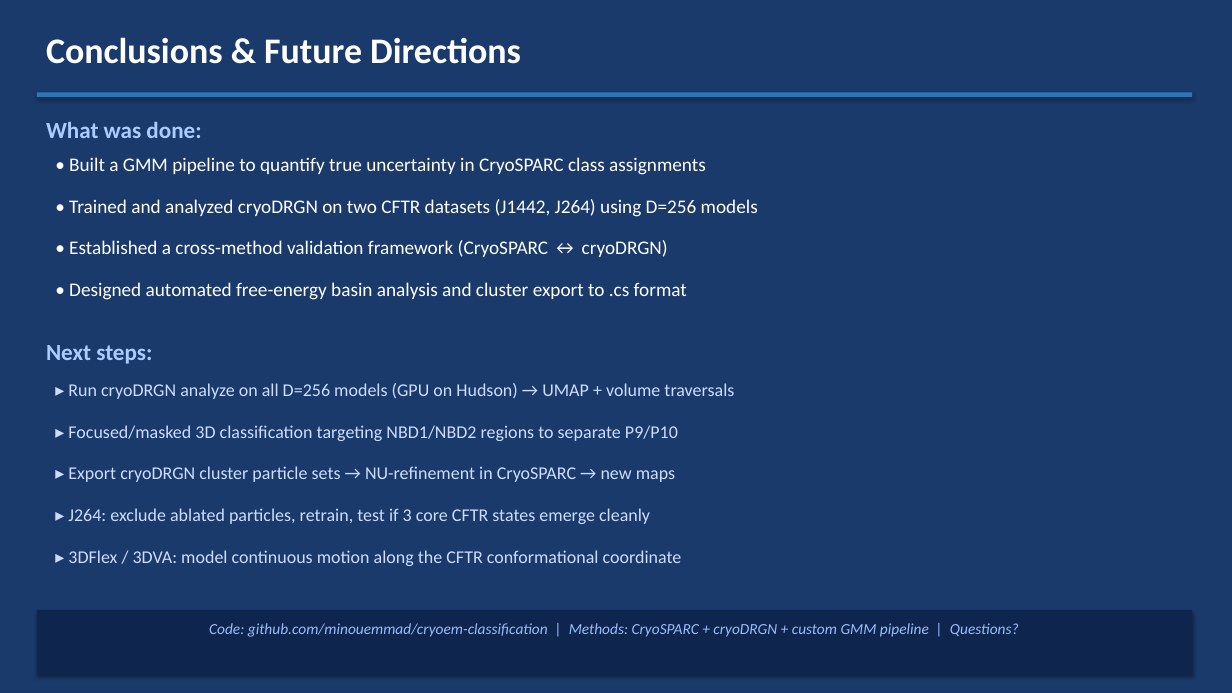
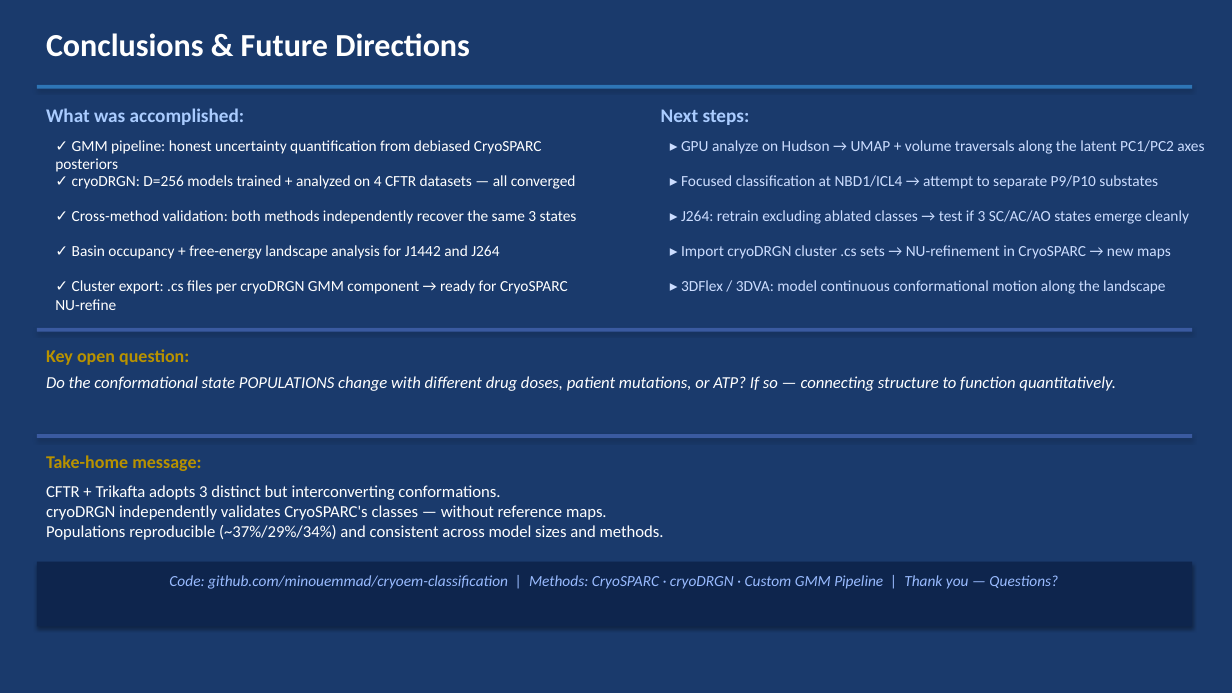
Before and after one commit to minouemmad/cryoem-classification, a slide deck: slide 14 of docs/CFTR_cryoDRGN_presentation.pptx (slide 15 before the commit). Drawn at 1232x693 pixels with LibreOffice and Linux fonts; fonts in the diff are those of the drawing. Boxes give left, top, right and bottom in pixels: in the first picture for what was removed or moved away, otherwise in the second. Text is boxed around its words. In the diff, an @@ line names an element or a change of style, - is before the commit and + after.

Commit message:
Update presentation: 14 slides, domain captions, VAE redesign, combined GMM/scatter slide, basin figure, D=128 vs D=256 explanation, K=6 J264

```diff
--- a/docs/CFTR_cryoDRGN_presentation.pptx
+++ b/docs/CFTR_cryoDRGN_presentation.pptx
@@ text "Conclusions & Future Directions" at box(46, 33, 470, 57): size 28 to 25 pt @@
@@ rectangle: place and size @@
-rectangle at box(37, 92, 1192, 97)
+rectangle at box(37, 85, 1192, 89)
@@ text at box(46, 108, 245, 125): text changed; size 18 to 15 pt @@
-What was done:
+What was accomplished:
@@ text "Next steps:": place and size @@
-text "Next steps:" at box(46, 345, 152, 364)
+text "Next steps:" at box(661, 109, 750, 125)
@@ text "Next steps:" at box(661, 109, 750, 125): size 18 to 15 pt @@
@@ text at box(55, 140, 542, 172): text changed; size 15 to 12 pt @@
-• Built a GMM pipeline to quantify true uncertainty in CryoSPARC class assignments
+✓ GMM pipeline: honest uncertainty quantification from debiased CryoSPARC posteriors
@@ text added at box(681, 140, 1204, 154), 12 pt, text #CCDDFF @@
+▸ GPU analyze on Hudson → UMAP + volume traversals along the latent PC1/PC2 axes
@@ text at box(72, 175, 576, 189): text changed; size 15 to 12 pt @@
-• Trained and analyzed cryoDRGN on two CFTR datasets (J1442, J264) using D=256 models
+✓ cryoDRGN: D=256 models trained + analyzed on 4 CFTR datasets — all converged
@@ text at box(681, 175, 1158, 189): text changed; size 14 to 12 pt @@
-▸ Focused/masked 3D classification targeting NBD1/NBD2 regions to separate P9/P10
+▸ Focused classification at NBD1/ICL4 → attempt to separate P9/P10 substates
@@ text at box(72, 210, 577, 224): text changed; size 15 to 12 pt @@
-• Established a cross-method validation framework (CryoSPARC ↔ cryoDRGN)
+✓ Cross-method validation: both methods independently recover the same 3 states
@@ text at box(681, 210, 1189, 224): text changed; size 14 to 12 pt @@
-▸ J264: exclude ablated particles, retrain, test if 3 core CFTR states emerge cleanly
+▸ J264: retrain excluding ablated classes → test if 3 SC/AC/AO states emerge cleanly
@@ text at box(72, 245, 499, 259): text changed; size 15 to 12 pt @@
-• Designed automated free-energy basin analysis and cluster export to .cs format
+✓ Basin occupancy + free-energy landscape analysis for J1442 and J264
@@ text at box(681, 245, 1171, 259): text changed; size 14 to 12 pt @@
-▸ Export cryoDRGN cluster particle sets → NU-refinement in CryoSPARC → new maps
+▸ Import cryoDRGN cluster .cs sets → NU-refinement in CryoSPARC → new maps
@@ text added at box(55, 280, 568, 310), 12 pt, text #FFFFFF @@
+✓ Cluster export: .cs files per cryoDRGN GMM component → ready for CryoSPARC NU-refine
@@ text at box(681, 280, 1166, 294): text changed; size 14 to 12 pt @@
-▸ 3DFlex / 3DVA: model continuous motion along the CFTR conformational coordinate
+▸ 3DFlex / 3DVA: model continuous conformational motion along the landscape
@@ rectangle added at box(37, 328, 1192, 332), fill #3A5AA0 @@
@@ text added at box(46, 349, 189, 365), 14 pt, text #B89200, bold @@
+Key open question:
@@ text added at box(46, 376, 1116, 391), 13 pt, text #FFFFFF, italic @@
+Do the conformational state POPULATIONS change with different drug doses, patient mutations, or ATP? If so — connecting structure to function quantitatively.
@@ text removed at box(68, 383, 734, 399) @@
-▸ Run cryoDRGN analyze on all D=256 models (GPU on Hudson) → UMAP + volume traversals
@@ rectangle added at box(37, 434, 1192, 438), fill #3A5AA0 @@
@@ text added at box(46, 455, 201, 471), 14 pt, text #B89200, bold @@
+Take-home message:
@@ text added at box(46, 485, 664, 540), 13 pt, text #FFFFFF @@
+CFTR + Trikafta adopts 3 distinct but interconverting conformations.
+cryoDRGN independently validates CryoSPARC's classes — without reference maps.
+Populations reproducible (~37%/29%/34%) and consistent across model sizes and methods.
@@ rectangle: place and size @@
-rectangle at box(37, 610, 1192, 675)
+rectangle at box(37, 562, 1192, 627)
@@ text at box(169, 575, 1058, 589): text changed @@
-Code: github.com/minouemmad/cryoem-classification | Methods: CryoSPARC + cryoDRGN + custom GMM pipeline | Questions?
+Code: github.com/minouemmad/cryoem-classification | Methods: CryoSPARC · cryoDRGN · Custom GMM Pipeline | Thank you — Questions?
```
Also in this commit, not shown: 7 other slides changed, 6 slides added, 7 slides removed, 1 other file.
